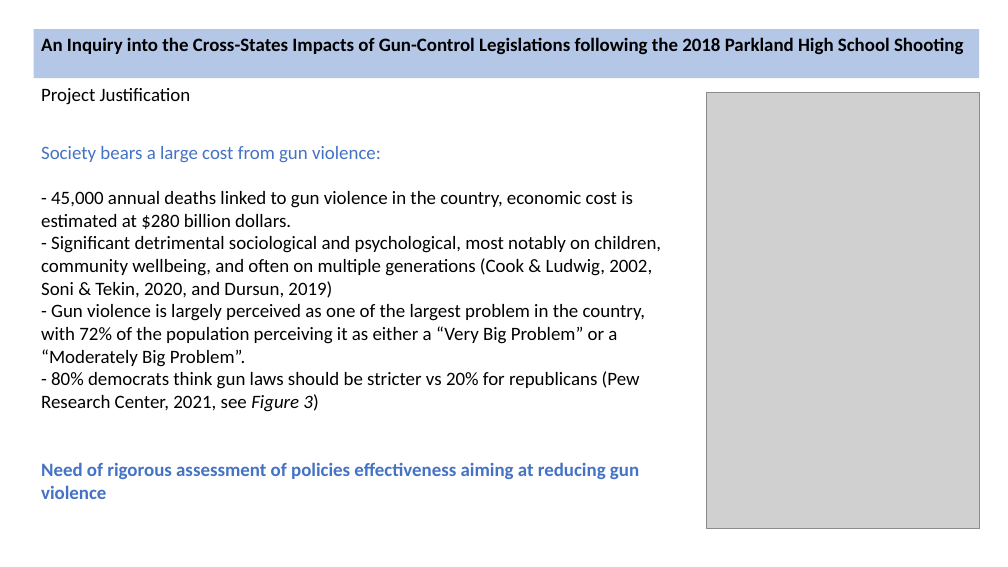
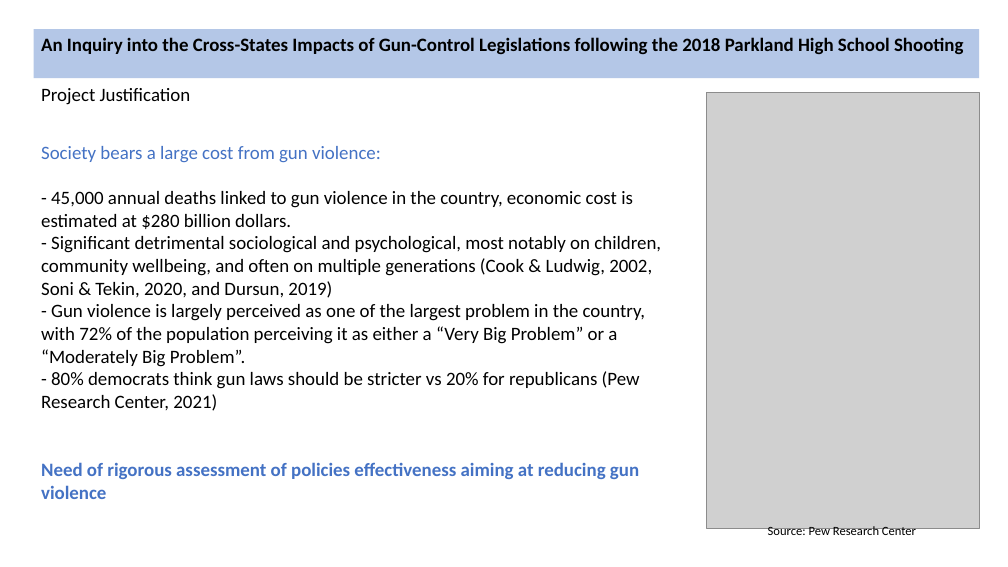
Before and after one commit to Arthur-Langlois/seminar, a slide deck: slide 5 of slides/slides 2.pptx (slide 4 before the commit). Drawn at 1008x567 pixels with LibreOffice and Linux fonts; fonts in the diff are those of the drawing; grey boxes stand for pictures. Boxes give left, top, right and bottom in pixels: in the first picture for what was removed or moved away, otherwise in the second. Text is boxed around its words. In the diff, an @@ line names an element or a change of style, - is before the commit and + after.

```diff
--- a/slides/slides 2.pptx
+++ b/slides/slides 2.pptx
@@ text at bbox=[41, 371, 640, 411]: text changed @@
-- 80% democrats think gun laws should be stricter vs 20% for republicans (Pew Research Center, 2021, see Figure 3)
+- 80% democrats think gun laws should be stricter vs 20% for republicans (Pew Research Center, 2021)
@@ text added at bbox=[768, 526, 916, 539], 12 pt, text #000000 @@
+Source: Pew Research Center
```
Also in this commit, not shown: 4 other slides changed, 1 slide added, 10 other files.
